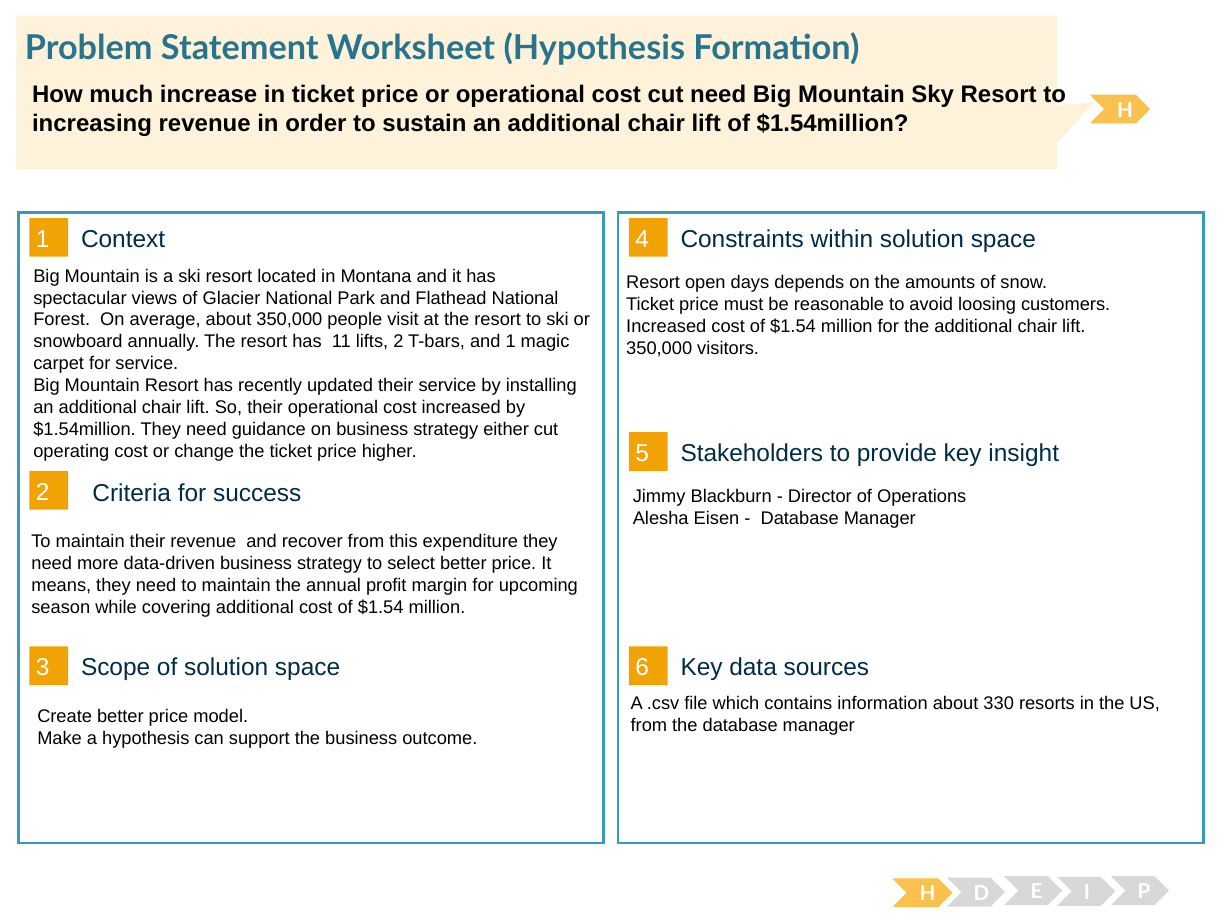
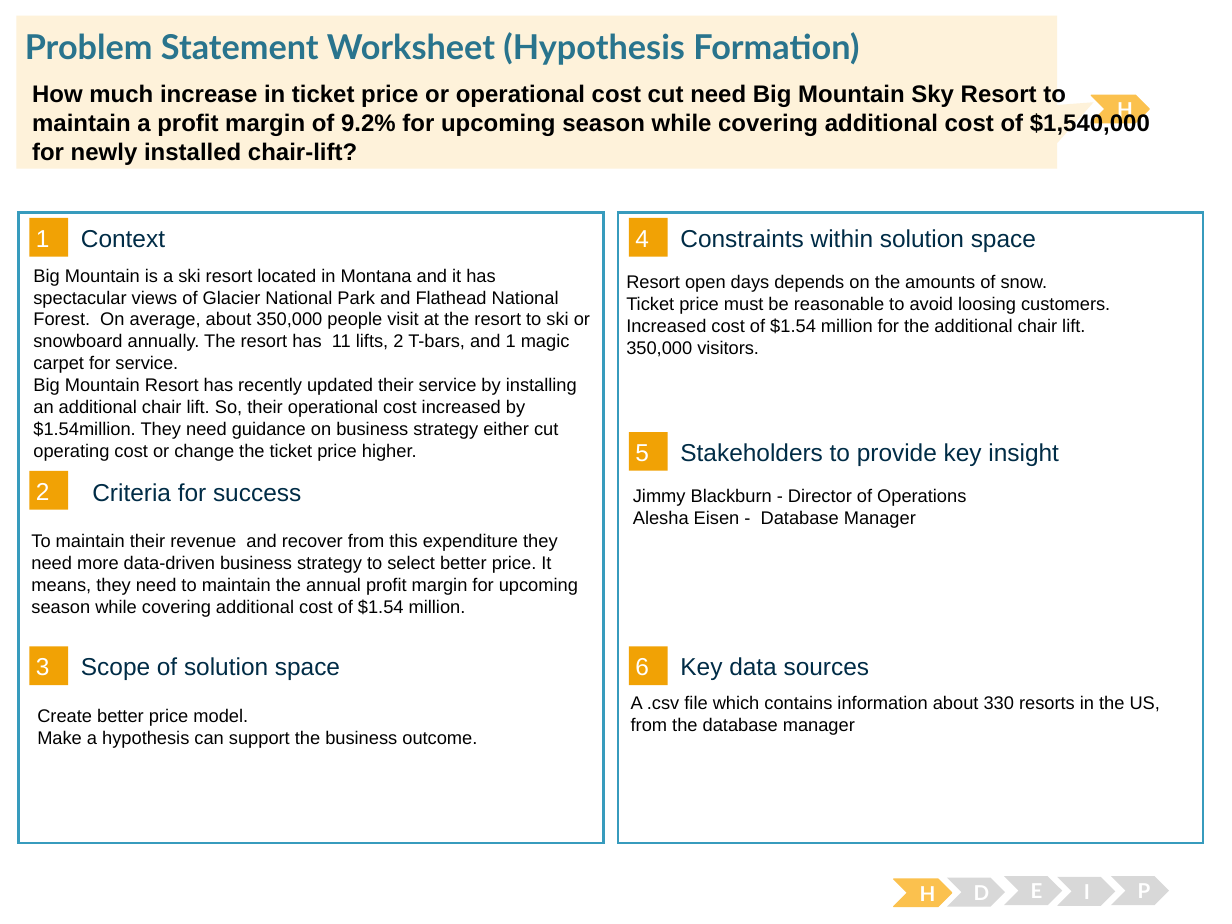
Before and after one commit to pbaigal/Springboard, a slide deck: slide 1 of Big Mountain Problem Statement Worksheet.pptx. Drawn at 1232x924 pixels with LibreOffice and Linux fonts; fonts in the diff are those of the drawing. Boxes give left, top, right and bottom in pixels: in the first picture for what was removed or moved away, otherwise in the second. Text is boxed around its words. In the diff, an @@ line names an element or a change of style, - is before the commit and + after.

```diff
--- a/Big Mountain Problem Statement Worksheet.pptx
+++ b/Big Mountain Problem Statement Worksheet.pptx
@@ text at [32,84,1150,165]: text changed @@
-How much increase in ticket price or operational cost cut need Big Mountain Sky Resort to increasing revenue in order to sustain an additional chair lift of $1.54million?
+How much increase in ticket price or operational cost cut need Big Mountain Sky Resort to maintain a profit margin of 9.2% for upcoming season while covering additional cost of $1,540,000 for newly installed chair-lift?
```
